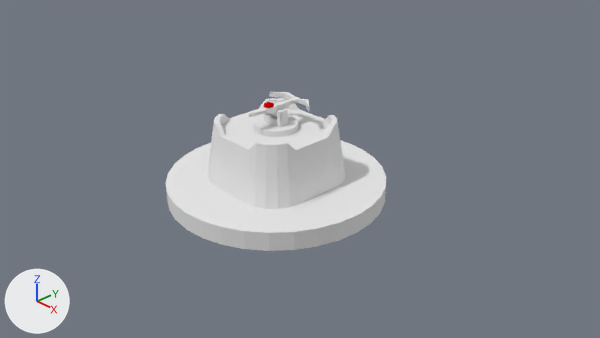
The Blender file Assets/tower_bomb.blend, before and after one commit.
Before and after are seen from the file's camera 'Camera'. Lighting does not change. The marker at lower left points along +X, +Y and +Z.

Script lines for the objects in view, before the commit:
```python
ob_beziercurve_001 = bpy.data.objects.new('BezierCurve.001', cu_beziercurve_001)
ob_beziercurve_001.location = (-0.04, 0.23, 1.63)
ob_beziercurve_001.scale = (0.255, 0.255, 0.255)
ob_cylinder = bpy.data.objects.new('Cylinder', me_cylinder)
ob_cylinder.location = (0.0, 0.0, 0.15)
ob_cylinder.scale = (1.85, 1.85, 0.155)
ob_cylinder_001 = bpy.data.objects.new('Cylinder.001', me_cylinder_001)
ob_cylinder_001.parent = ob_cylinder
ob_cylinder_001.location = (0.0, -0.141, 1.594)
ob_cylinder_001.scale = (-0.0323, -0.0323, -0.0323)
```
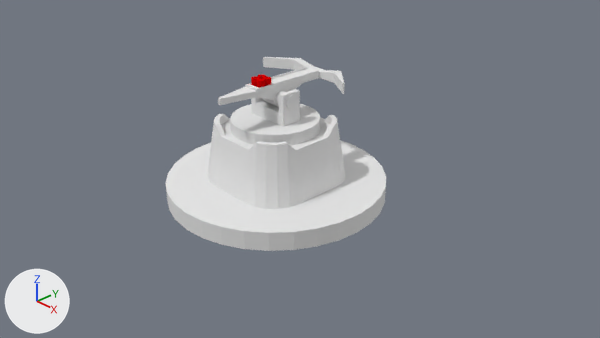
Commit message: Scale des laser et bomb tower + rotation et intensité 1.5 du soleil

Boxes (x1, y1, x2, y2) around the edits, measured in the pictures (600 x 338 px; the box of a moved part takes in the faces that stretch with it):
'Cylinder', reshaped (22% taller): before (166, 92, 386, 251); after (166, 57, 386, 251)
'Cylinder.001', moved, rescaled (91% wider, 100% taller): before (264, 102, 274, 108); after (251, 75, 271, 88)
part 1 of me_cylinder, moved or reshaped: before (253, 116, 298, 137); after (230, 104, 320, 145)
part 2 of me_cylinder, moved or reshaped: before (264, 109, 288, 127); after (251, 89, 300, 127)
part 3 of me_cylinder, moved or reshaped: before (276, 110, 287, 119); after (260, 91, 298, 110)
part 4 of me_cylinder, moved or reshaped: before (248, 92, 309, 117); after (218, 57, 345, 107)

The change, as a diff of the scene's bpy script:
```diff
--- a/Assets/tower_bomb.blend.py
+++ b/Assets/tower_bomb.blend.py
@@ me_cylinder @@
 me_cylinder.from_pydata(...)  # 406 vertices, 283 faces; spans x -1.0..1.0, y -1.0..1.0, z -1.0..9.29
 # used by ob_cylinder; location = (0.0, 0.0, 0.15); scale = (1.85, 1.85, 0.155)
+# me_cylinder part 1: the loose piece of 64 vertices spanning x -0.2..0.2, y -0.2..0.2, z 6.5..7.13 is scaled about its middle by 2, then moved by (0.0, 0.0, 0.31)
+# me_cylinder part 2: the loose piece of 36 vertices spanning x -0.11..0.11, y -0.05..0.05, z 7.13..8.77 is scaled about its middle by 2, then moved by (0.0, 0.0, 1.45)
+# me_cylinder part 3: the loose piece of 64 vertices spanning x -0.11..0.11, y -0.03..0.03, z 7.9..8.68 is scaled about its middle by 2, then moved by (0.0, 0.0, 1.79)
+# me_cylinder part 4: the loose piece of 90 vertices spanning x -0.26..0.26, y -0.3..0.27, z 7.83..9.29 is scaled about its middle by 2, then moved by (0.0, -0.01, 2.06)
 me_cylinder.materials.append(mat_material_001)
@@ cu_beziercurve_001 @@
 _sp = cu_beziercurve_001.splines.new('BEZIER'); _sp.bezier_points.add(1)
-_sp.bezier_points.foreach_set('co', [0.152, 0.201, -0.182, 2.012, 0.215, -0.182])
-_sp.bezier_points.foreach_set('handle_left', [-0.0478, 0.201, -0.182, 0.391, 0.215, -0.182])
-_sp.bezier_points.foreach_set('handle_right', [0.441, 0.201, -0.182, 3.012, 0.215, -0.182])
+_sp.bezier_points.foreach_set('co', [0.152, 1.375, 1.445, 3.832, 1.388, 1.445])
+_sp.bezier_points.foreach_set('handle_left', [-0.0478, 1.375, 1.445, 0.705, 1.388, 1.445])
+_sp.bezier_points.foreach_set('handle_right', [1.003, 1.375, 1.445, 4.832, 1.388, 1.445])
 for _p, _l, _r in zip(_sp.bezier_points, ['ALIGNED', 'ALIGNED'], ['ALIGNED', 'ALIGNED']): _p.handle_left_type = _l; _p.handle_right_type = _r
@@ cu_beziercurve_001 @@
 _sp = cu_beziercurve_001.splines.new('BEZIER'); _sp.bezier_points.add(1)
-_sp.bezier_points.foreach_set('co', [0.152, 0.201, -0.182, -1.708, 0.201, -0.182])
-_sp.bezier_points.foreach_set('handle_left', [0.859, 0.201, -0.182, -0.102, 0.201, -0.182])
-_sp.bezier_points.foreach_set('handle_right', [-0.16, 0.201, -0.182, -2.708, 0.201, -0.182])
+_sp.bezier_points.foreach_set('co', [0.152, 1.375, 1.445, -3.551, 1.375, 1.445])
+_sp.bezier_points.foreach_set('handle_left', [0.514, 1.375, 1.445, -0.598, 1.375, 1.445])
+_sp.bezier_points.foreach_set('handle_right', [-0.465, 1.375, 1.445, -4.551, 1.375, 1.445])
 for _p, _l, _r in zip(_sp.bezier_points, ['ALIGNED', 'ALIGNED'], ['ALIGNED', 'ALIGNED']): _p.handle_left_type = _l; _p.handle_right_type = _r
@@ cu_beziercurve @@
 _sp = cu_beziercurve.splines.new('BEZIER'); _sp.bezier_points.add(1)
-_sp.bezier_points.foreach_set('co', [-0.874, -8.374, -0.586, -0.0255, -7.62, 0.498])
-_sp.bezier_points.foreach_set('handle_left', [-0.874, -8.374, -1.293, -0.0255, -7.62, -0.502])
-_sp.bezier_points.foreach_set('handle_right', [-0.874, -8.374, 0.121, -0.0255, -7.62, 1.498])
+_sp.bezier_points.foreach_set('co', [-1.802, -17.64, 3.232, -0.104, -16.14, 5.4])
+_sp.bezier_points.foreach_set('handle_left', [-1.802, -17.64, 1.817, -0.104, -16.14, 3.4])
+_sp.bezier_points.foreach_set('handle_right', [-1.802, -17.64, 4.646, -0.104, -16.14, 7.4])
 for _p, _l, _r in zip(_sp.bezier_points, ['ALIGNED', 'ALIGNED'], ['ALIGNED', 'ALIGNED']): _p.handle_left_type = _l; _p.handle_right_type = _r
@@ cu_beziercurve @@
 _sp = cu_beziercurve.splines.new('BEZIER'); _sp.bezier_points.add(1)
-_sp.bezier_points.foreach_set('co', [-0.874, -6.83, -0.586, -0.0255, -7.62, 0.498])
-_sp.bezier_points.foreach_set('handle_left', [-0.874, -6.83, -1.293, -0.0255, -7.62, -0.502])
-_sp.bezier_points.foreach_set('handle_right', [-0.874, -6.83, 0.121, -0.0255, -7.62, 1.498])
+_sp.bezier_points.foreach_set('co', [-1.802, -14.56, 3.232, -0.104, -16.14, 5.4])
+_sp.bezier_points.foreach_set('handle_left', [-1.802, -14.56, 1.817, -0.104, -16.14, 3.4])
+_sp.bezier_points.foreach_set('handle_right', [-1.802, -14.56, 4.646, -0.104, -16.14, 7.4])
 for _p, _l, _r in zip(_sp.bezier_points, ['ALIGNED', 'ALIGNED'], ['ALIGNED', 'ALIGNED']): _p.handle_left_type = _l; _p.handle_right_type = _r
@@ cu_beziercurve @@
 _sp = cu_beziercurve.splines.new('BEZIER'); _sp.bezier_points.add(1)
-_sp.bezier_points.foreach_set('co', [0.85, -6.848, -0.586, 0.000975, -7.602, 0.498])
-_sp.bezier_points.foreach_set('handle_left', [0.85, -6.848, -1.293, 0.000974, -7.602, -0.502])
-_sp.bezier_points.foreach_set('handle_right', [0.85, -6.848, 0.121, 0.000975, -7.602, 1.498])
+_sp.bezier_points.foreach_set('co', [1.646, -14.59, 3.232, -0.0515, -16.1, 5.4])
+_sp.bezier_points.foreach_set('handle_left', [1.646, -14.59, 1.817, -0.0515, -16.1, 3.4])
+_sp.bezier_points.foreach_set('handle_right', [1.646, -14.59, 4.646, -0.0515, -16.1, 7.4])
 for _p, _l, _r in zip(_sp.bezier_points, ['ALIGNED', 'ALIGNED'], ['ALIGNED', 'ALIGNED']): _p.handle_left_type = _l; _p.handle_right_type = _r
@@ cu_beziercurve @@
 _sp = cu_beziercurve.splines.new('BEZIER'); _sp.bezier_points.add(1)
-_sp.bezier_points.foreach_set('co', [0.85, -8.392, -0.586, 0.000975, -7.602, 0.498])
-_sp.bezier_points.foreach_set('handle_left', [0.85, -8.392, -1.293, 0.000974, -7.602, -0.502])
-_sp.bezier_points.foreach_set('handle_right', [0.85, -8.392, 0.121, 0.000975, -7.602, 1.498])
+_sp.bezier_points.foreach_set('co', [1.646, -17.68, 3.232, -0.0515, -16.1, 5.4])
+_sp.bezier_points.foreach_set('handle_left', [1.646, -17.68, 1.817, -0.0515, -16.1, 3.4])
+_sp.bezier_points.foreach_set('handle_right', [1.646, -17.68, 4.646, -0.0515, -16.1, 7.4])
 for _p, _l, _r in zip(_sp.bezier_points, ['ALIGNED', 'ALIGNED'], ['ALIGNED', 'ALIGNED']): _p.handle_left_type = _l; _p.handle_right_type = _r
@@ ob_cylinder_001 @@
 ob_cylinder_001.matrix_parent_inverse = Matrix(((0.541, 0.0, 0.0, 0.0), (0.0, 0.541, 0.0, 0.0), (0.0, 0.0, 6.435, -0.994), (0.0, 0.0, 0.0, 1.0)))
-ob_cylinder_001.location = (0.0, -0.141, 1.594)
-ob_cylinder_001.scale = (-0.0323, -0.0323, -0.0323)
+ob_cylinder_001.location = (0.0, -0.282, 2.024)
+ob_cylinder_001.scale = (-0.0645, -0.0645, -0.0645)
```
